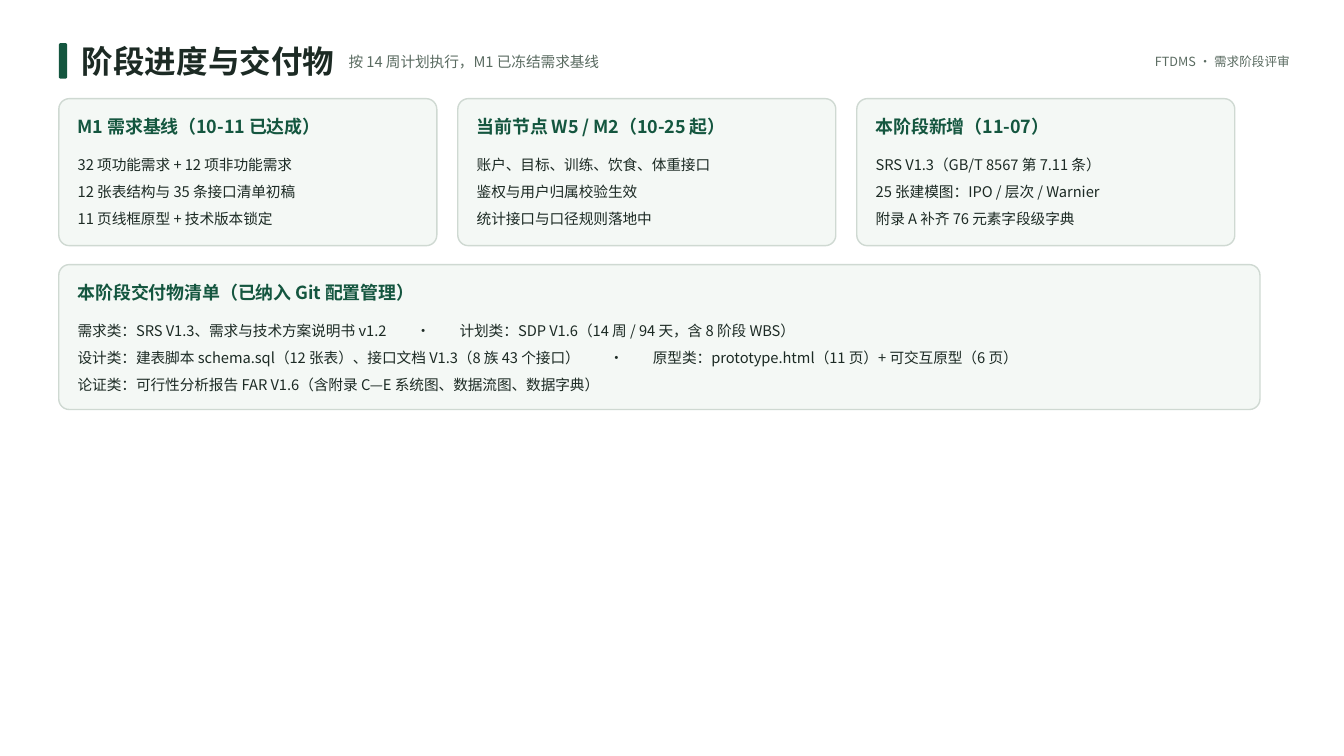
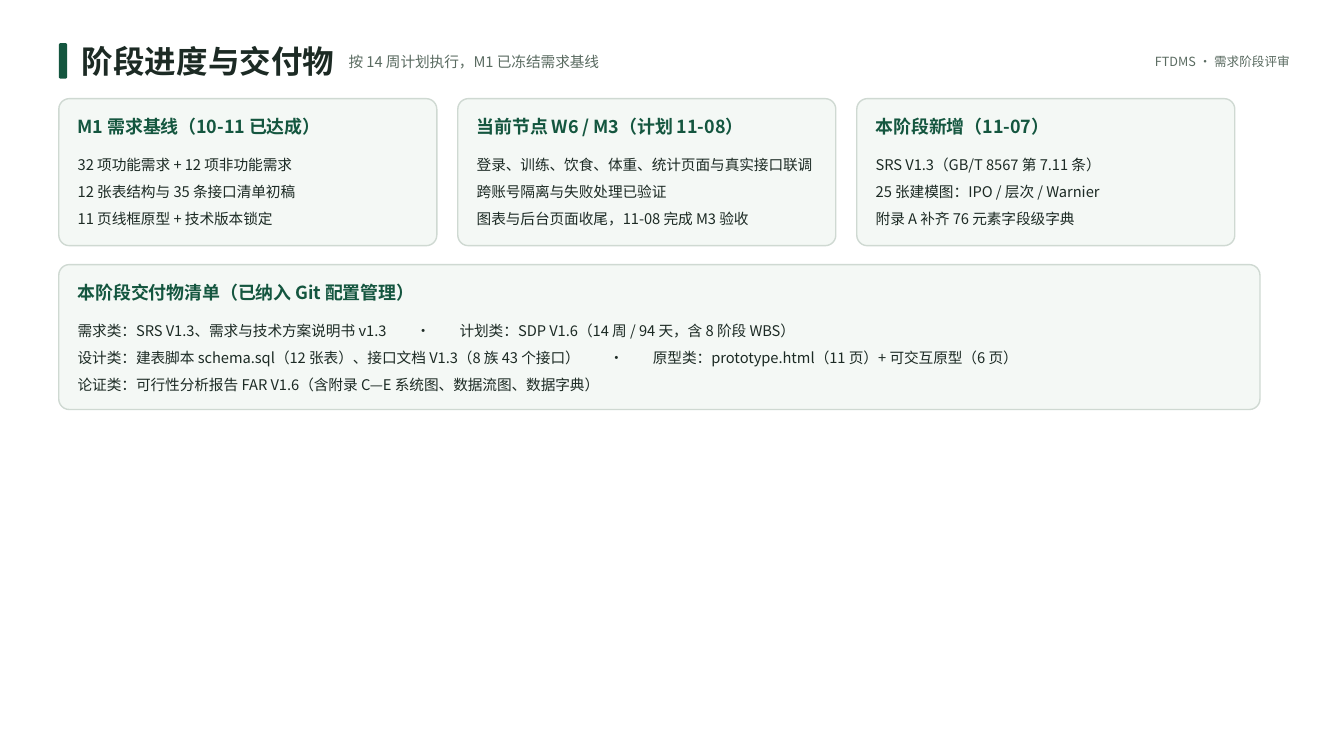
Before and after one commit to dianwanyue/fitness-training-diet, a slide deck: slide 3 of docs/需求分析/健身训练与饮食管理系统_需求阶段评审.pptx. Drawn at 1344x756 pixels with LibreOffice and Linux fonts; fonts in the diff are those of the drawing. Boxes give left, top, right and bottom in pixels: in the first picture for what was removed or moved away, otherwise in the second. Text is boxed around its words. In the diff, an @@ line names an element or a change of style, - is before the commit and + after.

Commit message:
docs: 统一 SDP / SRS / 评审 PPT 的跨文档口径
一、互相引用的版本对齐
- SRS 引用文件：第一阶段说明书 v1.1→v1.3、SDP V1.4→V1.6；1.2 基线与 V1.3 修订记录同步
- SDP 1.5 基线 / 第 2 章引用文件 / 3.2 交付文档：接口文档 V1.2→V1.3、SRS→V1.3、第一阶段→v1.3、
  技术版本锁定表→v1.3、ECharts 引用 5.5.x→6.x
- 第一阶段说明书升 v1.3（2026-11-07）：ECharts 5.5.x→6.x、Node 20 LTS→≥22.12（与实现一致），
  需求、接口与排期口径不变；README 索引同步为 v1.3

二、事实与统计口径
- PPT 第 3 页：当前节点 W5 / M2（10-25 起）→ W6 / M3（计划 11-08），卡片正文改为 11-04 联调完成后的状态
- PPT 第 17 页：下阶段计划 W6–W9 → W6 收尾—W9，W6 标注 11-04 已完成本地联调、M3 按计划 11-08 验收
- PPT 第 11 页：user_account 归属「其余 11 张表」→「7 张私有表」，与 SRS E-R 图一致
- PPT 第 19 页：方文锦交付「8 个接口族 43 个接口的服务端实现」→「A–F、H 七族 36 个接口（G 族 7 个排 W7–W9）」
- PPT 第 16 页：配置管理基线接口文档 V1.1→V1.3，需求基线注明第一阶段说明书 v1.3
- PPT 第 4 页：会议纪要 10-14 一份 → 10-14 / 11-01 / 11-04 三份
- PPT 第 13 页：AI 授权范围改为 scope=BODY_DIET_TRAINING_30D + periodDays 7/30 的准确表述
- PPT 第 9 页：NFR-08 索引、NFR-09 AI 超时与 SRS 表 3-12 逐项对齐
- SDP 10.1：数据库字段「约 120 个」→「110 个」（按 schema.sql 实测）；3.2 中 SRS 内容要点补 E-R 图与功能建模
- SRS：开发环境 Node 20→Node.js ≥22.12 + Vite 7（与 3.11 一致）；1.3 附录说明补齐附录 A–D；
  表 4-1 补 NFR-12 行；5002 明确为「降级不返回」，与 FR-29 及 PPT「不可用即降级」一致

```diff
--- a/docs/需求分析/健身训练与饮食管理系统_需求阶段评审.pptx
+++ b/docs/需求分析/健身训练与饮食管理系统_需求阶段评审.pptx
@@ text at bbox=[477, 117, 744, 135]: text changed @@
-当前节点 W5 / M2（10-25 起）
+当前节点 W6 / M3（计划 11-08）
@@ text at bbox=[477, 157, 813, 226]: text changed @@
-账户、目标、训练、饮食、体重接口
-鉴权与用户归属校验生效
-统计接口与口径规则落地中
+登录、训练、饮食、体重、统计页面与真实接口联调
+跨账号隔离与失败处理已验证
+图表与后台页面收尾，11-08 完成 M3 验收
@@ text at bbox=[78, 323, 796, 338]: text changed @@
-需求类：SRS V1.3、需求与技术方案说明书 v1.2 · 计划类：SDP V1.6（14 周 / 94 天，含 8 阶段 WBS）
+需求类：SRS V1.3、需求与技术方案说明书 v1.3 · 计划类：SDP V1.6（14 周 / 94 天，含 8 阶段 WBS）
```
Also in this commit, not shown: 8 other slides changed, 4 other files.
